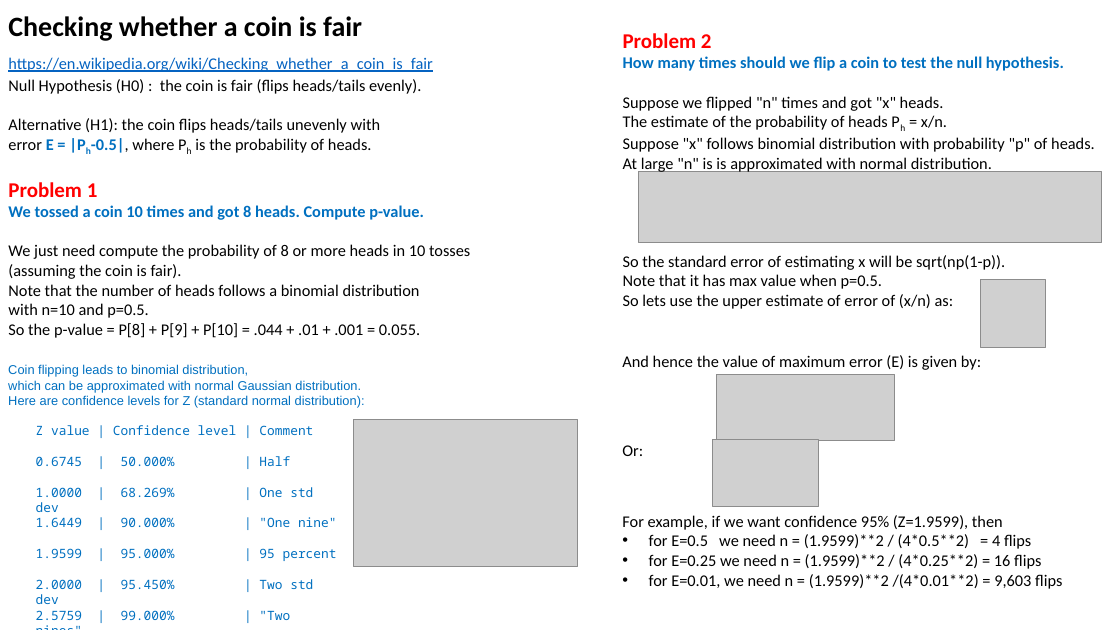
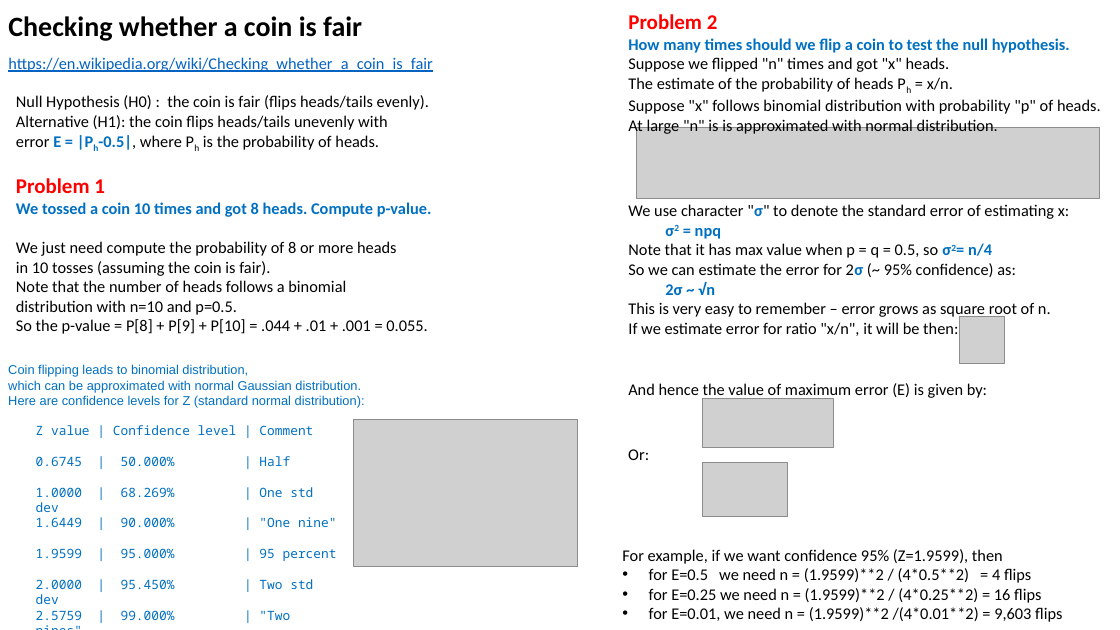
Before and after one commit to lselector/ml_ai_doc, a slide deck: slide 3 of statistics_05_hypothesis_testing_p_val.pptx. Drawn at 1120x630 pixels with LibreOffice and Linux fonts; fonts in the diff are those of the drawing; grey boxes stand for pictures. Boxes give left, top, right and bottom in pixels: in the first picture for what was removed or moved away, otherwise in the second. Text is boxed around its words. In the diff, an @@ line names an element or a change of style, - is before the commit and + after.

Commit message:
hypothesis testing

```diff
--- a/statistics_05_hypothesis_testing_p_val.pptx
+++ b/statistics_05_hypothesis_testing_p_val.pptx
@@ text "Problem 2" rewrapped from (x1=623, y1=33, x2=1095, y2=174) to (x1=628, y1=14, x2=1101, y2=136) @@
@@ text "Null Hypothesis (H0) : the ..." moved from (x1=8, y1=79, x2=470, y2=338) to (x1=16, y1=95, x2=432, y2=334) @@
@@ picture moved from (x1=639, y1=171, x2=1102, y2=242) to (x1=636, y1=128, x2=1099, y2=198) @@
@@ text at (x1=628, y1=204, x2=1069, y2=336): text changed @@
-So the standard error of estimating x will be sqrt(np(1-p)).
-Note that it has max value when p=0.5.
-So lets use the upper estimate of error of (x/n) as:
+We use character "σ" to denote the standard error of estimating x:
+σ2 = npq
+Note that it has max value when p = q = 0.5, so σ2= n/4
+So we can estimate the error for 2σ (~ 95% confidence) as:
+2σ ~ √n
+This is very easy to remember – error grows as square root of n.
+If we estimate error for ratio "x/n", it will be then:
@@ text at (x1=16, y1=241, x2=397, y2=315): text changed @@
-We just need compute the probability of 8 or more heads in 10 tosses (assuming the coin is fair).
-Note that the number of heads follows a binomial distribution
-with n=10 and p=0.5.
+We just need compute the probability of 8 or more heads
+in 10 tosses (assuming the coin is fair).
+Note that the number of heads follows a binomial
+distribution with n=10 and p=0.5.
@@ picture removed at (x1=981, y1=280, x2=1046, y2=348) @@
@@ picture added at (x1=960, y1=317, x2=1005, y2=363) @@
@@ text "And hence the value of ..." moved from (x1=622, y1=355, x2=981, y2=370) to (x1=628, y1=383, x2=987, y2=400) @@
@@ picture resized from (x1=717, y1=375, x2=895, y2=441) to (x1=702, y1=398, x2=833, y2=447) @@
@@ text "Or:" moved from (x1=622, y1=445, x2=643, y2=456) to (x1=628, y1=449, x2=649, y2=460) @@
@@ picture resized from (x1=712, y1=439, x2=818, y2=506) to (x1=702, y1=463, x2=788, y2=517) @@
@@ text "For example, if we want ..." moved from (x1=622, y1=515, x2=1062, y2=589) to (x1=622, y1=549, x2=1062, y2=622) @@
```
Also in this commit, not shown: 1 other slide changed.
